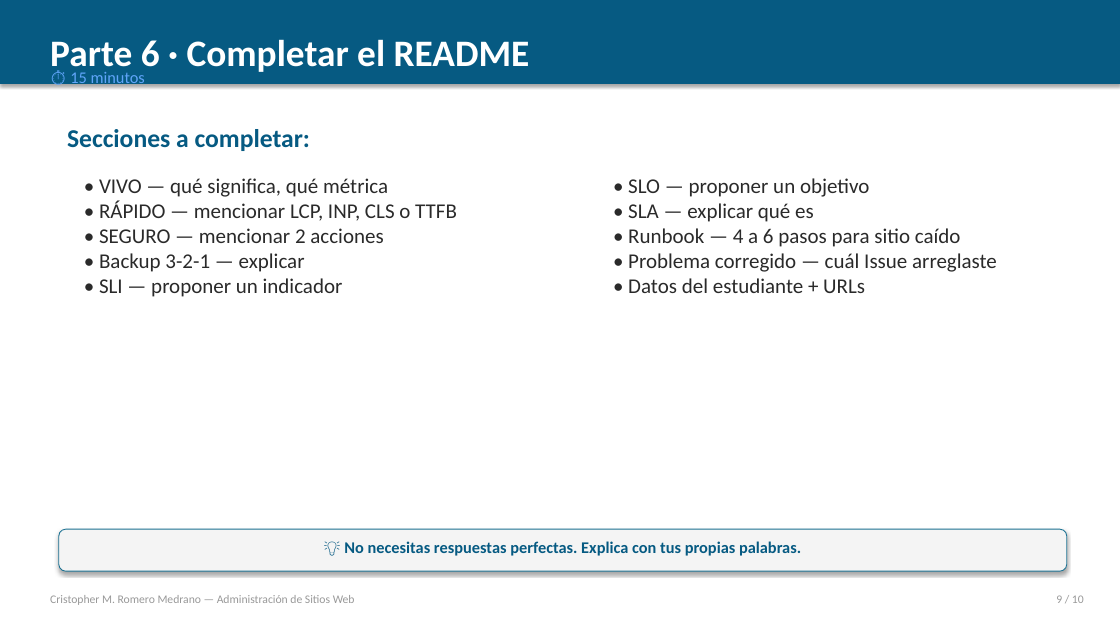
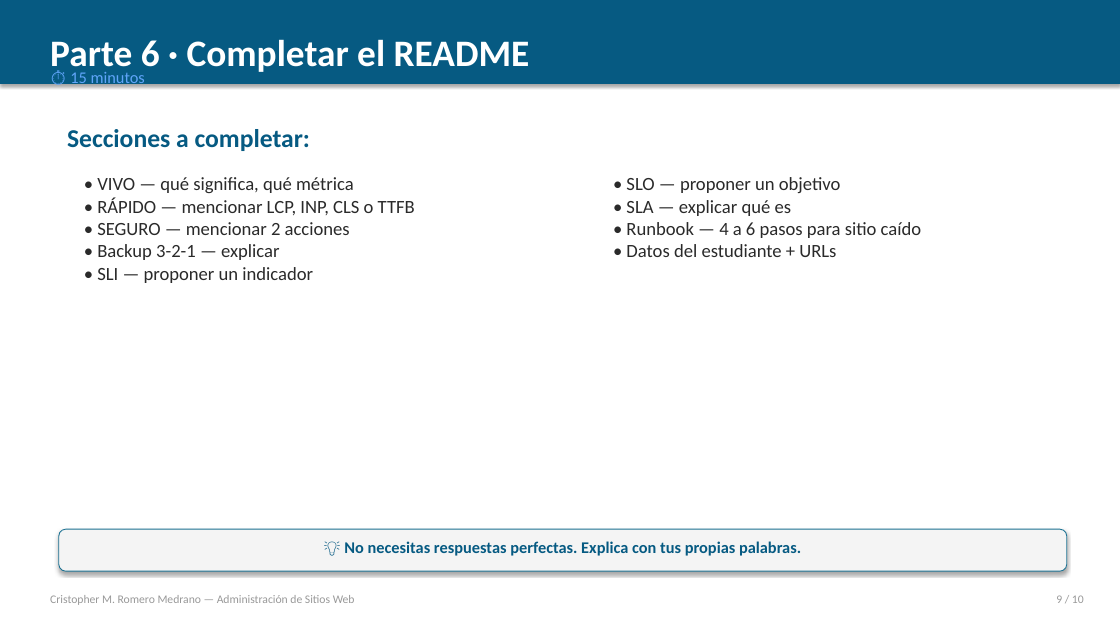
Before and after one commit to KrizRoMe/evaluacion-administracion-web, a slide deck: slide 9 of EVALUACION_PRACTICA_01.pptx. Drawn at 1120x630 pixels with LibreOffice and Linux fonts; fonts in the diff are those of the drawing. Boxes give left, top, right and bottom in pixels: in the first picture for what was removed or moved away, otherwise in the second. Text is boxed around its words. In the diff, an @@ line names an element or a change of style, - is before the commit and + after.

Commit message:
feat: agregar axe DevTools + templates de Issues + eliminar corrección obligatoria
- PPT actualizado: agrega axe DevTools como herramienta de auditoría
- PPT actualizado: aclara que NO se requiere aplicar correcciones en código
- Nueva carpeta .github/ISSUE_TEMPLATE/ con 4 templates (rendimiento, mantenimiento, accesibilidad, general)
- Instrucciones y checklist actualizados
- README plantilla actualizado
- Rúbrica PPTX regenerada

```diff
--- a/EVALUACION_PRACTICA_01.pptx
+++ b/EVALUACION_PRACTICA_01.pptx
@@ text "• VIVO — qué significa, ..." at (97, 177, 415, 283): size 18 to 16 pt @@
@@ text "• SLO — proponer un ..." at (626, 177, 921, 257): size 18 to 16 pt @@
@@ text at (628, 253, 997, 272): paragraph removed @@
-• Problema corregido — cuál Issue arreglaste
```
Also in this commit, not shown: 5 other slides changed, 1 slide added, 1 slide removed, 8 other files.
